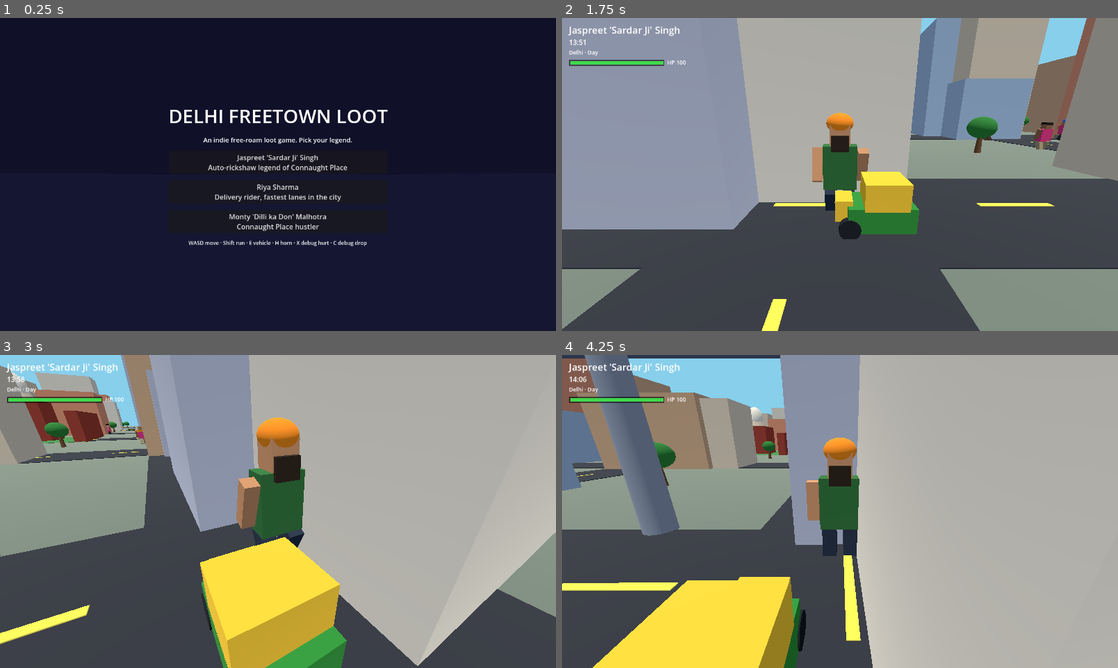
Above: before the commit, frames 1-4 (two rows, left to right).
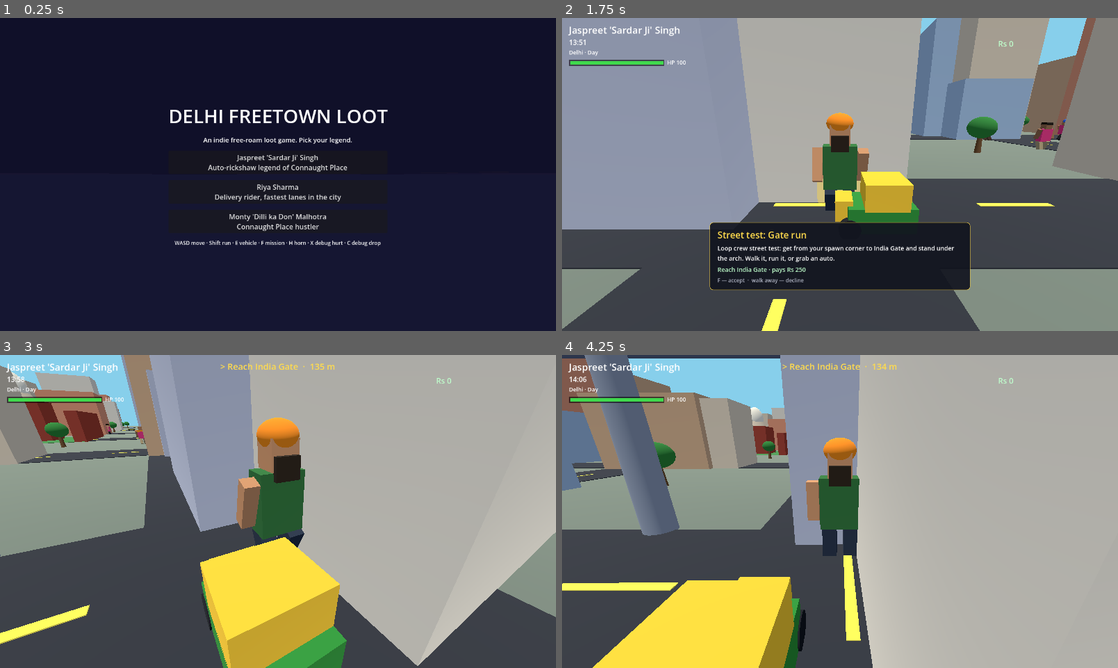
Above: after the commit, the same moments.

Repository: Ayushsahnios/delhi-freetown-loot
Game: Godot game, scene res://scenes/main.tscn
Same seed, same stepped clock (60 frames per second), same inputs: the game is played once before the commit and once after it.
Inputs:
- Up to frame 1 (0.25 s): no input
- Up to frame 2 (1.75 s): click "Jaspreet 'Sardar Ji' Singh Au…" at 0.5 s; hold W (move_forward) from 1.28 s (still down); hold Shift (run) from 1.28 s (still down); tap H (horn) at 1.35 s
- Up to frame 3 (3 s): release Shift (run) at 2.03 s; tap Shift (run) at 2.1 s; tap F (mission, bound only after the commit) at 2.3, 2.85 s; release W (move_forward) at 2.78 s; hold A (move_left) from 2.78 s (still down)
- Up to frame 4 (4.25 s): keep holding A (move_left); tap H (horn) at 3.05, 3.6 s; tap Shift (run) at 3.8 s

The runs differ from the first frame. In frame 1, 0.3% of the frame differs, in the area x 31-69%, y 71-73%; in frame 2, 9.8%, in the area x 26-82%, y 7-87%; in frame 3, 0.2%; in frame 4, 0.2%.

Commit message:
Mission system: data-driven street jobs with markers, briefs, timed objectives, rewards

Diff:
--- a/scripts/game.gd
+++ b/scripts/game.gd
@@ -48,6 +48,7 @@
 	_add_keys("move_right", [KEY_D, KEY_RIGHT])
 	_add_keys("run", [KEY_SHIFT])
 	_add_keys("interact", [KEY_E])
+	_add_keys("mission", [KEY_F])
 	_add_keys("horn", [KEY_H])
 	_add_keys("debug_hurt", [KEY_X])
 	_add_keys("debug_fall", [KEY_C])
--- a/scripts/main.gd
+++ b/scripts/main.gd
@@ -14,6 +14,7 @@
 const PedestrianScript := preload("res://scripts/pedestrians.gd")
 const HealthScript := preload("res://scripts/health.gd")
 const PoliceScript := preload("res://scripts/police.gd")
+const MissionScript := preload("res://scripts/missions.gd")
 
 const SKY_DAY := Color(0.53, 0.81, 0.92)
 const SKY_DUSK := Color(0.88, 0.48, 0.22)
@@ -49,6 +50,7 @@
 var _hud_hp_text: Label
 var _hud_stars: Label
 var _police: Node
+var _missions: Node
 var _chaos_cd := 0.0
 var _flash: ColorRect
 var _fade: ColorRect
@@ -383,7 +385,7 @@
 		box.add_child(btn)
 
 	var hint := Label.new()
-	hint.text = "WASD move · Shift run · E vehicle · H horn · X debug hurt · C debug drop"
+	hint.text = "WASD move · Shift run · E vehicle · F mission · H horn · X debug hurt · C debug drop"
 	hint.add_theme_font_size_override("font_size", 12)
 	hint.horizontal_alignment = HORIZONTAL_ALIGNMENT_CENTER
 	box.add_child(hint)
@@ -415,6 +417,9 @@
 	_hud_hp_fill.visible = true
 	_hud_hp_text.visible = true
 	_on_health_changed(_health.hp, _health.MAX_HP)
+	_missions = MissionScript.new()
+	add_child(_missions)
+	_missions.register_player(player)
 	_cam_anchor = player.position
 
 	var spots := [
@@ -574,6 +579,8 @@
 	_dead = true
 	if _police != null:
 		_police.reset()
+	if _missions != null:
+		_missions.abort_active("You went down")
 	if current_auto != null:
 		current_auto.driver_inside = false
 		current_auto = null
@@ -605,6 +612,8 @@
 	_hud_msg.visible = false
 	_dead = false
 	player.controls_enabled = true
+	if _missions != null:
+		_missions.resume()
 
 
 func _clear_invuln() -> void:
--- /dev/null
+++ b/scripts/missions.gd
@@ -0,0 +1,366 @@
+extends Node
+## Mission system skeleton: data-driven mission table, glowing street
+## markers, approach briefs, reach / timed-deliver objectives, fail flow,
+## cash rewards. All visuals procedural — zero assets.
+
+signal mission_completed(title: String, reward: int)
+signal mission_failed(title: String)
+
+const TRIGGER_R := 3.5
+const OFFER_EXIT_R := 5.5
+const MARKER_CD := 4.0
+
+var cash := 0
+var enabled := true
+
+var _player: CharacterBody3D = null
+var _defs: Array[Dictionary] = []
+var _states := {}
+var _cds := {}
+var _givers := {}
+var _offer_id := ""
+var _active := {}
+var _t := 0.0
+var _toast_t := 0.0
+
+var _ui: CanvasLayer
+var _brief: PanelContainer
+var _brief_title: Label
+var _brief_body: Label
+var _brief_obj: Label
+var _brief_hint: Label
+var _obj_hud: Label
+var _toast: Label
+var _cash_hud: Label
+var _obj_ring: MeshInstance3D = null
+var _obj_beam: MeshInstance3D = null
+
+
+func _ready() -> void:
+	_build_defs()
+	_build_ui()
+	for def in _defs:
+		_spawn_giver(def)
+
+
+# ---------------------------------------------------------------- public API
+
+func register_player(p: CharacterBody3D) -> void:
+	_player = p
+
+
+func abort_active(reason: String) -> void:
+	## Called by the main scene when the player goes down: fail any
+	## running mission and pause new offers until respawn completes.
+	if not _active.is_empty():
+		_fail_mission(reason)
+	enabled = false
+
+
+func resume() -> void:
+	enabled = true
+
+
+# ---------------------------------------------------------------- data
+
+func _build_defs() -> void:
+	_defs = [
+		{
+			"id": "gate_stroll",
+			"title": "Street test: Gate run",
+			"brief": "Loop crew street test: get from your spawn corner to India Gate and stand under the arch. Walk it, run it, or grab an auto.",
+			"giver": Vector3(8.0, 0.0, 50.0),
+			"objective": {
+				"kind": "reach",
+				"label": "Reach India Gate",
+				"pos": Vector3(0.0, 0.0, -82.0),
+				"radius": 7.0,
+				"time": 0.0,
+			},
+			"reward": 250,
+			"repeatable": true,
+		},
+		{
+			"id": "cp_crate",
+			"title": "Street test: CP crate run",
+			"brief": "A dhaba crate waits by the Connaught Place green. Run it up to the fort gate in Purani Dilli before the dal boils over.",
+			"giver": Vector3(14.0, 0.0, 14.0),
+			"objective": {
+				"kind": "deliver",
+				"label": "Deliver the crate to Purani Dilli",
+				"pos": Vector3(-92.0, 0.0, 104.0),
+				"radius": 8.0,
+				"time": 70.0,
+			},
+			"reward": 400,
+			"repeatable": true,
+		},
+	]
+
+
+# ---------------------------------------------------------------- loop
+
+func _process(delta: float) -> void:
+	_t += delta
+	if _toast_t > 0.0:
+		_toast_t = maxf(_toast_t - delta, 0.0)
+		if _toast_t <= 0.0:
+			_toast.visible = false
+	for def in _defs:
+		var id := String(def["id"])
+		var g: Dictionary = _givers[id]
+		if g["ring"].visible:
+			g["ring"].rotate_y(delta * 1.4)
+			g["beam"].position.y = float(def["giver"].y) + 4.6 + sin(_t * 2.2) * 0.35
+		match String(_states[id]):
+			"cooldown":
+				_cds[id] = float(_cds[id]) - delta
+				if float(_cds[id]) <= 0.0:
+					_states[id] = "available"
+					_show_giver(id, true)
+			"available":
+				if enabled and _active.is_empty() and _offer_id == "" and _player != null \
+						and _flat_dist(_player.global_position, def["giver"]) < TRIGGER_R:
+					_offer_id = id
+					_states[id] = "offered"
+					_show_brief(def)
+			"offered":
+				if _player == null or _flat_dist(_player.global_position, def["giver"]) > OFFER_EXIT_R:
+					_states[id] = "available"
+					_offer_id = ""
+					_brief.visible = false
+				elif Input.is_action_just_pressed("mission"):
+					_brief.visible = false
+					_offer_id = ""
+					_start_mission(def)
+	if not _active.is_empty():
+		_tick_active(delta)
+	if _obj_ring != null and _obj_ring.visible:
+		var pulse := 0.9 + 0.1 * sin(_t * 5.0)
+		_obj_ring.scale = Vector3(pulse, 1.0, pulse)
+		_obj_ring.rotate_y(delta * 2.0)
+
+
+func _tick_active(delta: float) -> void:
+	var def: Dictionary = _active["def"]
+	var obj: Dictionary = def["objective"]
+	if float(obj["time"]) > 0.0:
+		_active["left"] = float(_active["left"]) - delta
+		if float(_active["left"]) <= 0.0:
+			_fail_mission("too slow")
+			return
+	var d := _flat_dist(_player.global_position, obj["pos"])
+	var txt := "> " + String(obj["label"]) + "  ·  %d m" % int(round(d))
+	if float(obj["time"]) > 0.0:
+		txt += "  ·  " + _fmt_time(float(_active["left"]))
+	_obj_hud.text = txt
+	if d <= float(obj["radius"]):
+		_complete_mission()
+
+
+# ---------------------------------------------------------------- flow
+
+func _start_mission(def: Dictionary) -> void:
+	var id := String(def["id"])
+	_states[id] = "active"
+	_show_giver(id, false)
+	_active = {"def": def, "left": float(def["objective"]["time"])}
+	_spawn_objective(def["objective"])
+	_obj_hud.visible = true
+
+
+func _complete_mission() -> void:
+	var def: Dictionary = _active["def"]
+	var reward := int(def["reward"])
+	cash += reward
+	_cash_hud.text = "Rs %d" % cash
+	_toast.add_theme_color_override("font_color", Color(0.45, 1.0, 0.55))
+	_toast.text = "MISSION COMPLETE  ·  + Rs %d" % reward
+	_toast.visible = true
+	_toast_t = 2.5
+	mission_completed.emit(String(def["title"]), reward)
+	_end_mission(def)
+
+
+func _fail_mission(reason: String) -> void:
+	var def: Dictionary = _active["def"]
+	_toast.add_theme_color_override("font_color", Color(1.0, 0.35, 0.3))
+	_toast.text = "MISSION FAILED  ·  %s" % reason
+	_toast.visible = true
+	_toast_t = 2.5
+	mission_failed.emit(String(def["title"]))
+	_end_mission(def)
+
+
+func _end_mission(def: Dictionary) -> void:
+	var id := String(def["id"])
+	if _obj_ring != null:
+		_obj_ring.queue_free()
+		_obj_ring = null
+	if _obj_beam != null:
+		_obj_beam.queue_free()
+		_obj_beam = null
+	_obj_hud.visible = false
+	_active = {}
+	if bool(def.get("repeatable", false)):
+		_states[id] = "cooldown"
+		_cds[id] = MARKER_CD
+	else:
+		_states[id] = "done"
+		_show_giver(id, false)
+
+
+# ---------------------------------------------------------------- world
+
+func _spawn_giver(def: Dictionary) -> void:
+	var pos: Vector3 = def["giver"]
+	var ring := MeshInstance3D.new()
+	var rm := CylinderMesh.new()
+	rm.top_radius = 2.2
+	rm.bottom_radius = 2.2
+	rm.height = 2.6
+	rm.material = _xmat(Color(1.0, 0.84, 0.25), 0.42)
+	ring.mesh = rm
+	ring.position = pos + Vector3(0.0, 1.3, 0.0)
+	add_child(ring)
+	var beam := MeshInstance3D.new()
+	var bm := CylinderMesh.new()
+	bm.top_radius = 0.25
+	bm.bottom_radius = 0.25
+	bm.height = 9.0
+	bm.material = _xmat(Color(1.0, 0.9, 0.45), 0.55)
+	beam.mesh = bm
+	beam.position = pos + Vector3(0.0, 4.5, 0.0)
+	add_child(beam)
+	_states[String(def["id"])] = "available"
+	_givers[String(def["id"])] = {"ring": ring, "beam": beam}
+
+
+func _spawn_objective(obj: Dictionary) -> void:
+	var pos: Vector3 = obj["pos"]
+	var radius := float(obj["radius"])
+	_obj_ring = MeshInstance3D.new()
+	var rm := CylinderMesh.new()
+	rm.top_radius = radius * 0.85
+	rm.bottom_radius = radius * 0.85
+	rm.height = 0.4
+	rm.material = _xmat(Color(0.3, 1.0, 0.6), 0.35)
+	_obj_ring.mesh = rm
+	_obj_ring.position = pos + Vector3(0.0, 0.25, 0.0)
+	add_child(_obj_ring)
+	_obj_beam = MeshInstance3D.new()
+	var bm := CylinderMesh.new()
+	bm.top_radius = 0.6
+	bm.bottom_radius = 0.6
+	bm.height = 60.0
+	bm.material = _xmat(Color(0.3, 1.0, 0.6), 0.22)
+	_obj_beam.mesh = bm
+	_obj_beam.position = pos + Vector3(0.0, 30.0, 0.0)
+	add_child(_obj_beam)
+
+
+func _show_giver(id: String, on: bool) -> void:
+	var g: Dictionary = _givers[id]
+	g["ring"].visible = on
+	g["beam"].visible = on
+
+
+func _xmat(color: Color, alpha: float) -> StandardMaterial3D:
+	var m := StandardMaterial3D.new()
+	m.albedo_color = Color(color.r, color.g, color.b, alpha)
+	m.transparency = BaseMaterial3D.TRANSPARENCY_ALPHA
+	m.shading_mode = BaseMaterial3D.SHADING_MODE_UNSHADED
+	return m
+
+
+func _flat_dist(a: Vector3, b: Vector3) -> float:
+	return Vector2(a.x - b.x, a.z - b.z).length()
+
+
+func _fmt_time(s: float) -> String:
+	var t := int(ceil(maxf(s, 0.0)))
+	return "%d:%02d" % [int(t / 60.0), t % 60]
+
+
+# ---------------------------------------------------------------- UI
+
+func _build_ui() -> void:
+	_ui = CanvasLayer.new()
+	_ui.layer = 11
+	add_child(_ui)
+
+	_cash_hud = Label.new()
+	_cash_hud.position = Vector2(1004, 46)
+	_cash_hud.add_theme_font_size_override("font_size", 18)
+	_cash_hud.add_theme_color_override("font_color", Color(0.75, 1.0, 0.8))
+	_cash_hud.text = "Rs 0"
+	_ui.add_child(_cash_hud)
+
+	_obj_hud = Label.new()
+	_obj_hud.set_anchors_preset(Control.PRESET_FULL_RECT)
+	_obj_hud.offset_top = 12.0
+	_obj_hud.horizontal_alignment = HORIZONTAL_ALIGNMENT_CENTER
+	_obj_hud.vertical_alignment = VERTICAL_ALIGNMENT_TOP
+	_obj_hud.add_theme_font_size_override("font_size", 20)
+	_obj_hud.add_theme_color_override("font_color", Color(1.0, 0.86, 0.3))
+	_obj_hud.mouse_filter = Control.MOUSE_FILTER_IGNORE
+	_obj_hud.visible = false
+	_ui.add_child(_obj_hud)
+
+	_toast = Label.new()
+	_toast.set_anchors_preset(Control.PRESET_FULL_RECT)
+	_toast.horizontal_alignment = HORIZONTAL_ALIGNMENT_CENTER
+	_toast.vertical_alignment = VERTICAL_ALIGNMENT_CENTER
+	_toast.add_theme_font_size_override("font_size", 32)
+	_toast.mouse_filter = Control.MOUSE_FILTER_IGNORE
+	_toast.visible = false
+	_ui.add_child(_toast)
+
+	_brief = PanelContainer.new()
+	_brief.position = Vector2(340, 470)
+	_brief.custom_minimum_size = Vector2(600, 0)
+	var sb := StyleBoxFlat.new()
+	sb.bg_color = Color(0.07, 0.08, 0.12, 0.92)
+	sb.border_color = Color(1.0, 0.84, 0.25)
+	sb.set_border_width_all(1)
+	sb.set_corner_radius_all(8)
+	sb.content_margin_left = 18.0
+	sb.content_margin_right = 18.0
+	sb.content_margin_top = 14.0
+	sb.content_margin_bottom = 14.0
+	_brief.add_theme_stylebox_override("panel", sb)
+	_brief.visible = false
+	_ui.add_child(_brief)
+	var box := VBoxContainer.new()
+	box.add_theme_constant_override("separation", 6)
+	_brief.add_child(box)
+	_brief_title = Label.new()
+	_brief_title.add_theme_font_size_override("font_size", 21)
+	_brief_title.add_theme_color_override("font_color", Color(1.0, 0.86, 0.3))
+	box.add_child(_brief_title)
+	_brief_body = Label.new()
+	_brief_body.add_theme_font_size_override("font_size", 14)
+	_brief_body.autowrap_mode = TextServer.AUTOWRAP_WORD_SMART
+	_brief_body.custom_minimum_size = Vector2(560, 0)
+	box.add_child(_brief_body)
+	_brief_obj = Label.new()
+	_brief_obj.add_theme_font_size_override("font_size", 14)
+	_brief_obj.add_theme_color_override("font_color", Color(0.75, 1.0, 0.8))
+	box.add_child(_brief_obj)
+	_brief_hint = Label.new()
+	_brief_hint.add_theme_font_size_override("font_size", 12)
+	_brief_hint.add_theme_color_override("font_color", Color(0.7, 0.72, 0.78))
+	_brief_hint.text = "F — accept  ·  walk away — decline"
+	box.add_child(_brief_hint)
+
+
+func _show_brief(def: Dictionary) -> void:
+	_brief_title.text = String(def["title"])
+	_brief_body.text = String(def["brief"])
+	var obj: Dictionary = def["objective"]
+	var line := String(obj["label"])
+	if float(obj["time"]) > 0.0:
+		line += " · %d s" % int(obj["time"])
+	line += " · pays Rs %d" % int(def["reward"])
+	_brief_obj.text = line
+	_brief.visible = true
Not shown, added: scripts/missions.gd.uid
Not shown, changed: README.md
